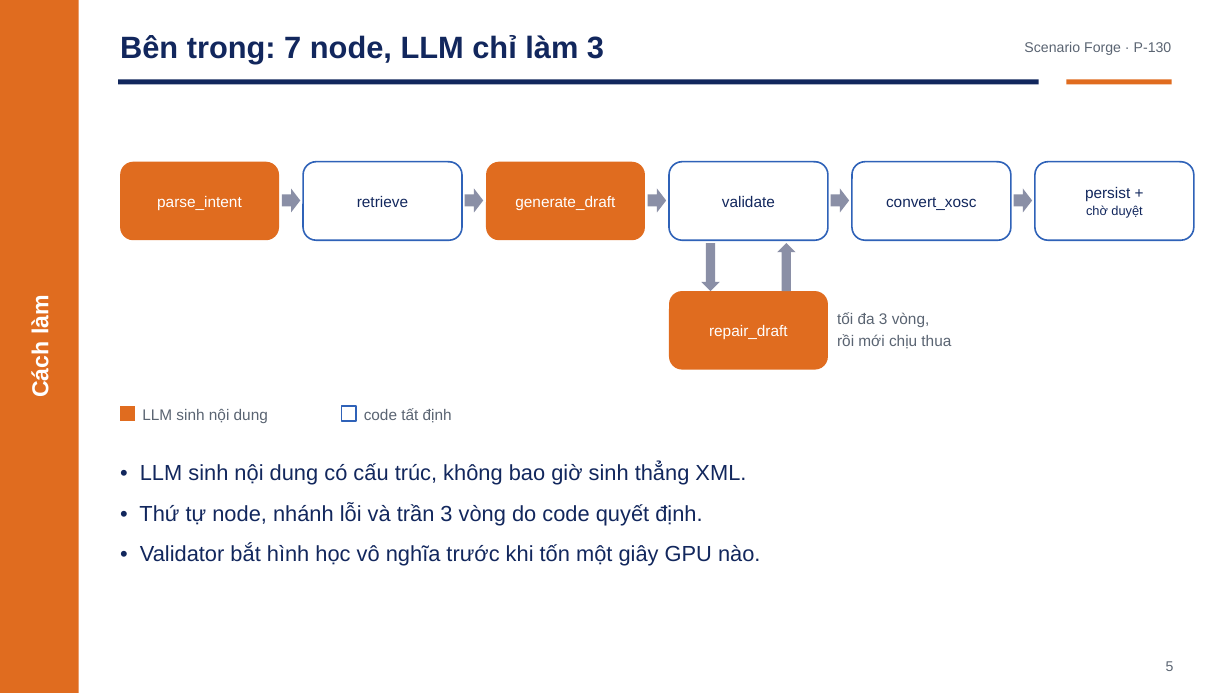
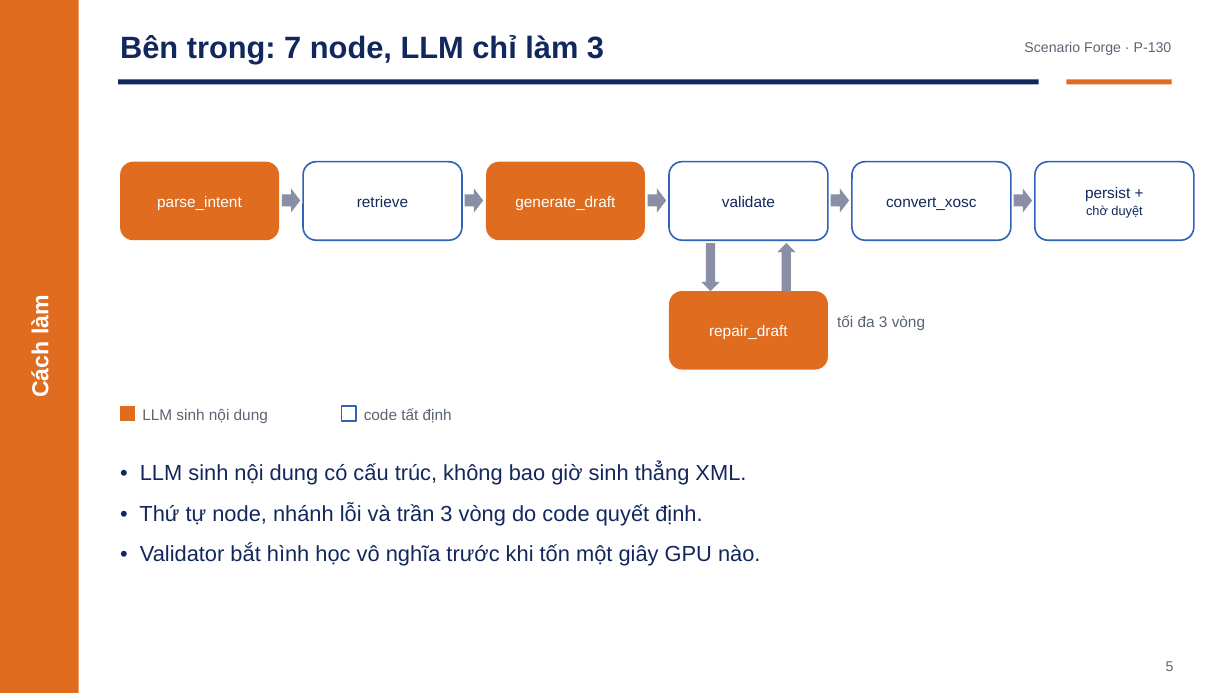
Before and after one commit to Menakanchi/nextjs-boilerplate, a slide deck: slide 5 of presentation/pitch_deck.pptx. Drawn at 1232x693 pixels with LibreOffice and Linux fonts; fonts in the diff are those of the drawing. Boxes give left, top, right and bottom in pixels: in the first picture for what was removed or moved away, otherwise in the second. Text is boxed around its words. In the diff, an @@ line names an element or a change of style, - is before the commit and + after.

Commit message:
docs: bỏ 'rồi mới chịu thua' ở nhãn repair_draft
Nhãn còn 'tối đa 3 vòng'.

```diff
--- a/presentation/pitch_deck.pptx
+++ b/presentation/pitch_deck.pptx
@@ text at (x1=837, y1=315, x2=925, y2=330): text changed @@
-tối đa 3 vòng,
-rồi mới chịu thua
+tối đa 3 vòng
```
Also in this commit, not shown: 1 other file.
